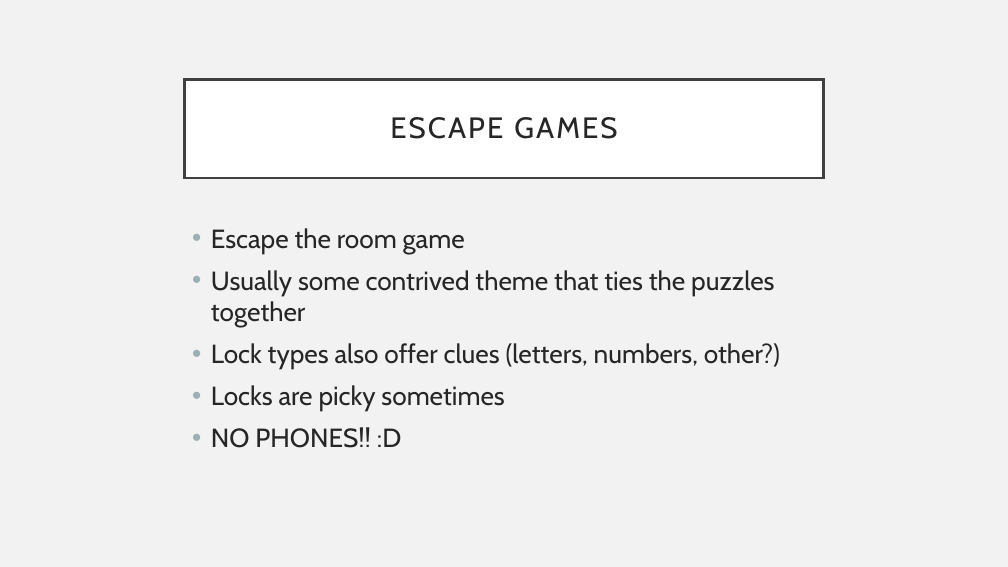
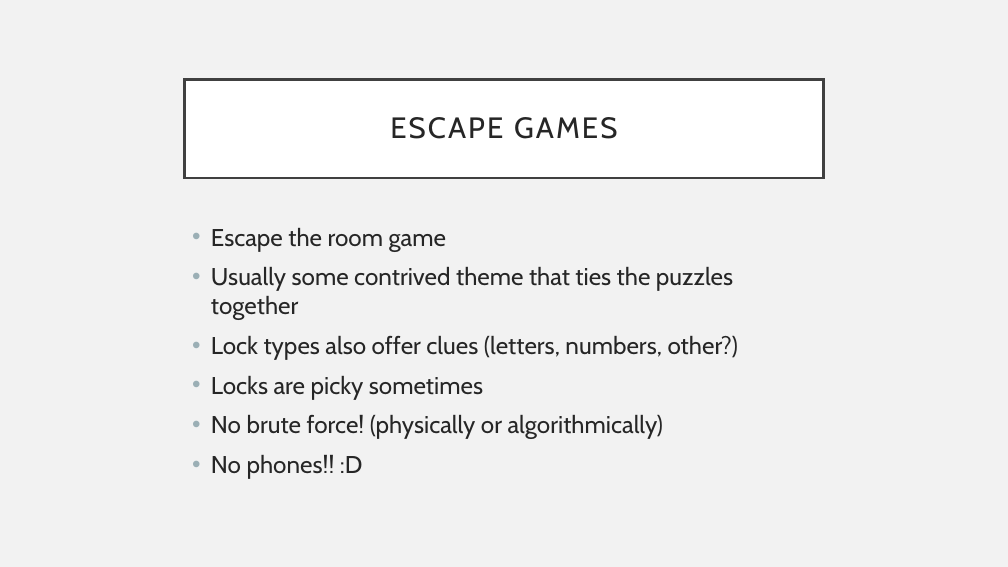
Before and after one commit to ucfacmw/Meeting-PopwerPoints, a slide deck: slide 12 of Feb 19 ACMW meeting.pptx. Drawn at 1008x567 pixels with LibreOffice and Linux fonts; fonts in the diff are those of the drawing. Boxes give left, top, right and bottom in pixels: in the first picture for what was removed or moved away, otherwise in the second. Text is boxed around its words. In the diff, an @@ line names an element or a change of style, - is before the commit and + after.

Commit message:
updated ppt
added no brute force reminder

```diff
--- a/Feb 19 ACMW meeting.pptx
+++ b/Feb 19 ACMW meeting.pptx
@@ text at (211, 228, 739, 400): size 25 to 23.1 pt in "Escape the room game", "Usually some contrived theme that ties the ...", "Lock types also offer clues (letters, numbers, ...", "Locks are picky sometimes" @@
@@ text at (211, 415, 663, 479): text changed; size 25 to 23.1 pt @@
-• NO PHONES!! :D
+• No brute force! (physically or algorithmically)
+• No phones!! :D
```
Also in this commit, not shown: 1 other slide changed.
